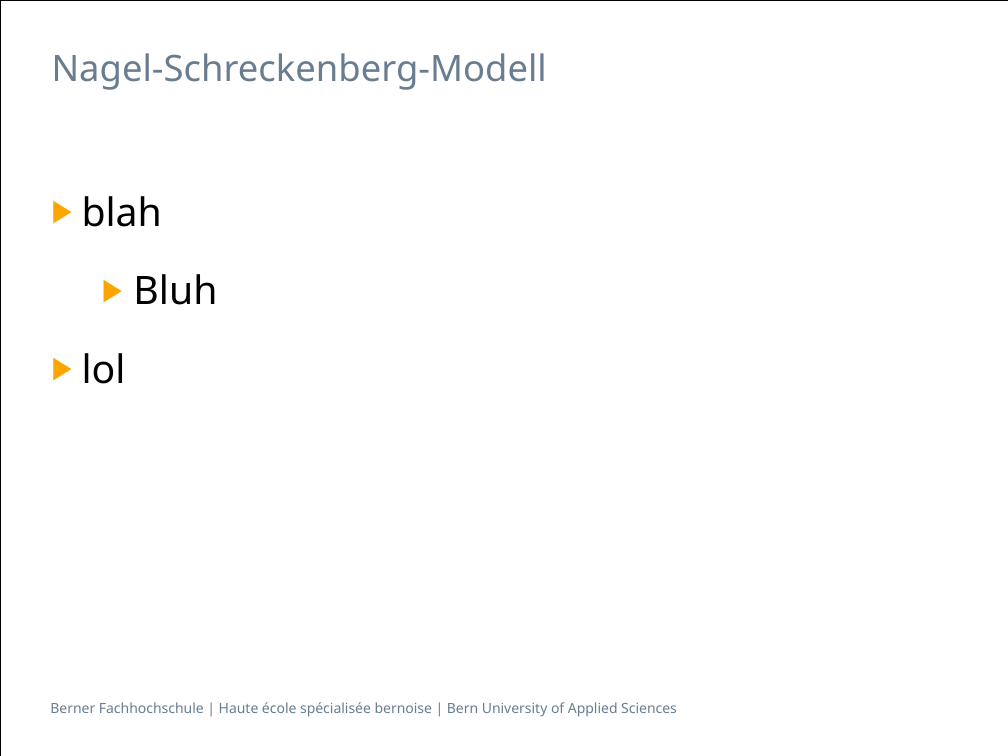
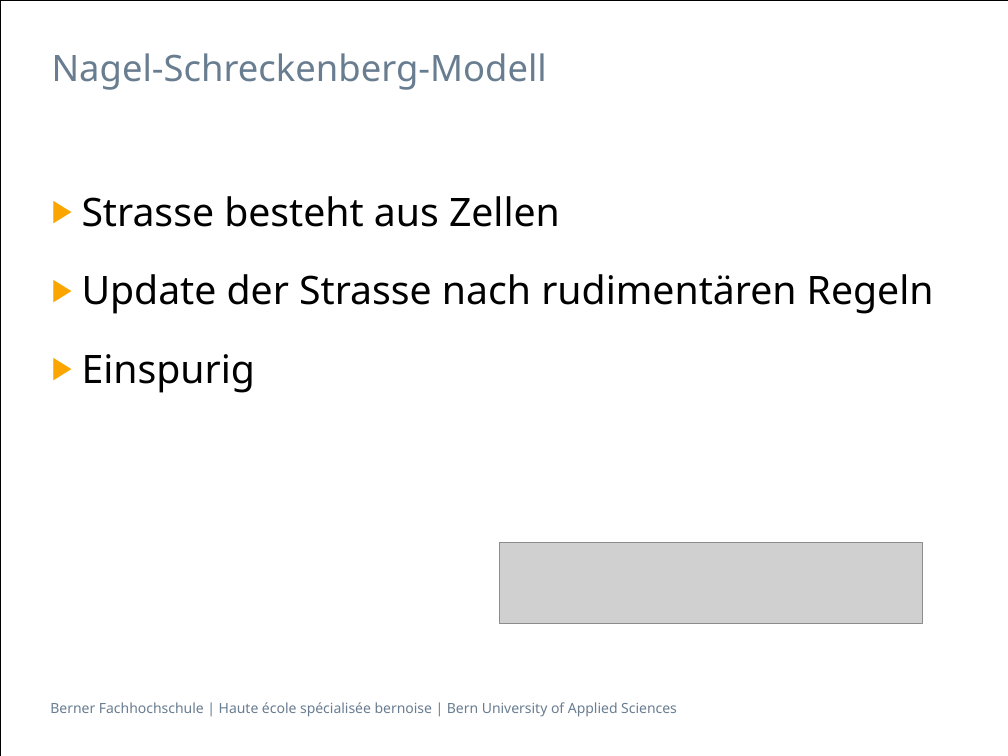
Before and after one commit to uzapy/ch.bfh.bti7301.w2014.Verkehrssimulation, a slide deck: slide 3 of Verkehrssimulation/doc/Abgabe/Präsentation.pptx (slide 2 before the commit). Drawn at 1008x756 pixels with LibreOffice and Linux fonts; fonts in the diff are those of the drawing; grey boxes stand for pictures. Boxes give left, top, right and bottom in pixels: in the first picture for what was removed or moved away, otherwise in the second. Text is boxed around its words. In the diff, an @@ line names an element or a change of style, - is before the commit and + after.

```diff
--- a/Verkehrssimulation/doc/Abgabe/Präsentation.pptx
+++ b/Verkehrssimulation/doc/Abgabe/Präsentation.pptx
@@ text at <box>82,196,934,393</box>: text changed @@
-▶ blah
-  ▶ Bluh
-▶ lol
+▶ Strasse besteht aus Zellen
+▶ Update der Strasse nach rudimentären Regeln
+▶ Einspurig
@@ picture added at <box>500,542,923,623</box> @@
```
Also in this commit, not shown: 3 slides added.
